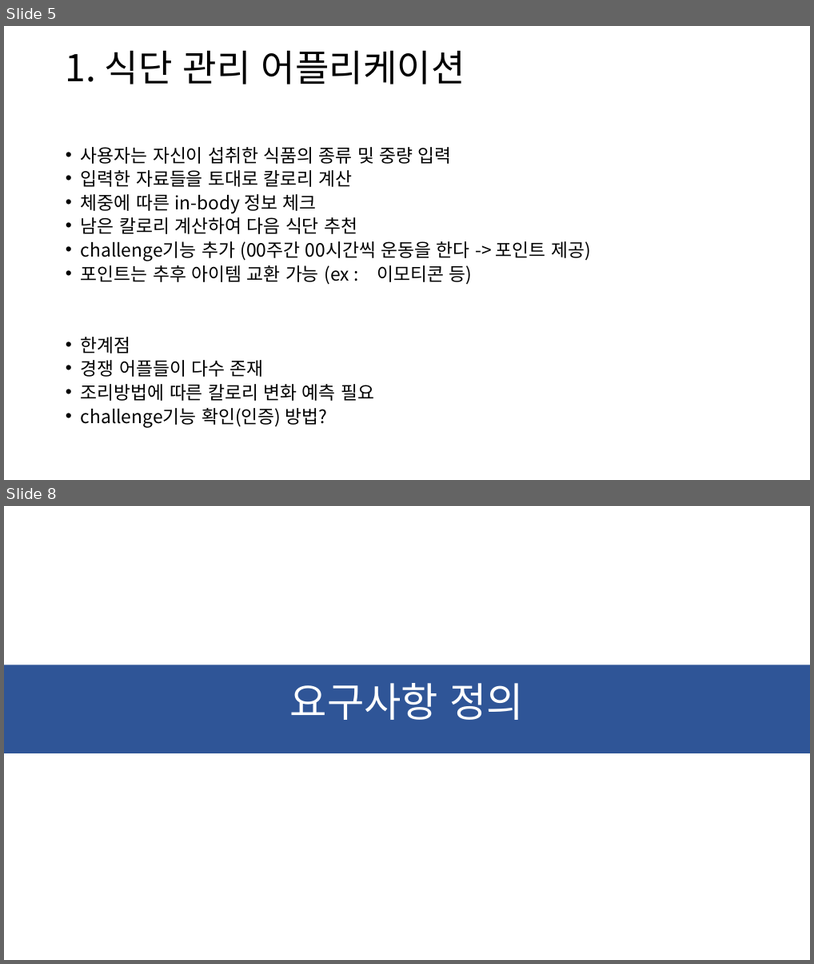
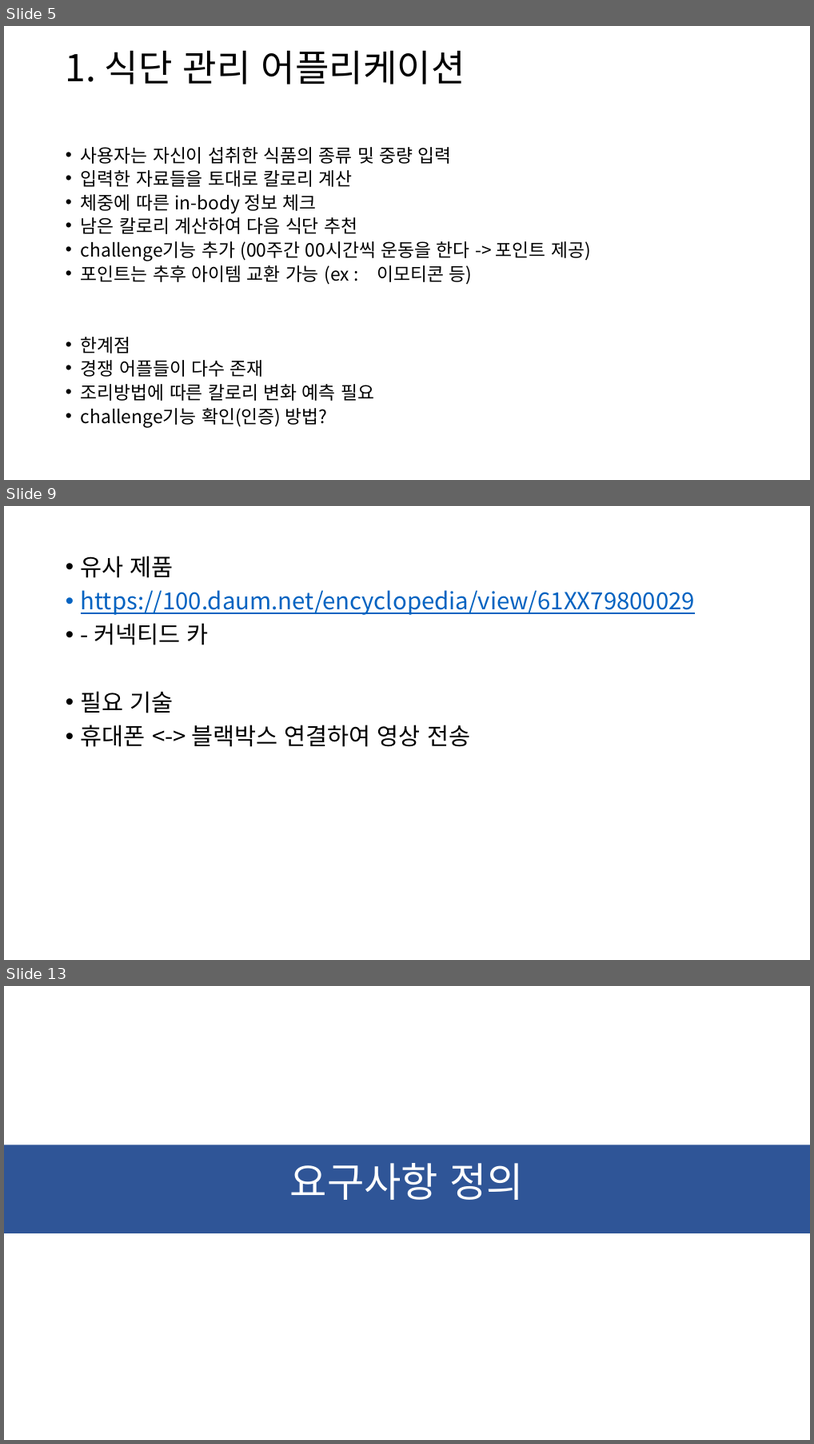
Before and after one commit to ChaeSung-Lee/DJ_InternShip, a slide deck: 2021_Summer/jp.hong/Project_BnC_jph.pptx. Shown one above the other, each under a label of ours: slides 5 and 8 before the commit, slides 5, 9 and 13 after it; the slides between them are not shown. The pictures are 814x964 and 814x1444 pixels, drawn with LibreOffice and Linux fonts; fonts in the diff are those of the drawing. Boxes give left, top, right and bottom in pixels: in the first picture for what was removed or moved away, otherwise in the second. Text is boxed around its words. In the diff, an @@ line names an element or a change of style, - is before the commit and + after.

```diff
--- a/2021_Summer/jp.hong/Project_BnC_jph.pptx
+++ b/2021_Summer/jp.hong/Project_BnC_jph.pptx
@@ slide 9 added at (4,506,810,960), background #FFFFFF @@
@@ text added at (81,556,695,747), 28 pt, text #0563C1, underline @@
+• 유사 제품
+• https://100.daum.net/encyclopedia/view/61XX79800029
+• - 커넥티드 카
+• 필요 기술
+• 휴대폰 <-> 블랙박스 연결하여 영상 전송
@@ what was slide 8 is now slide 13 @@
```
Also in this commit, not shown: 2 slides changed, 7 other slides added, 2 slides removed, 2 other files.
